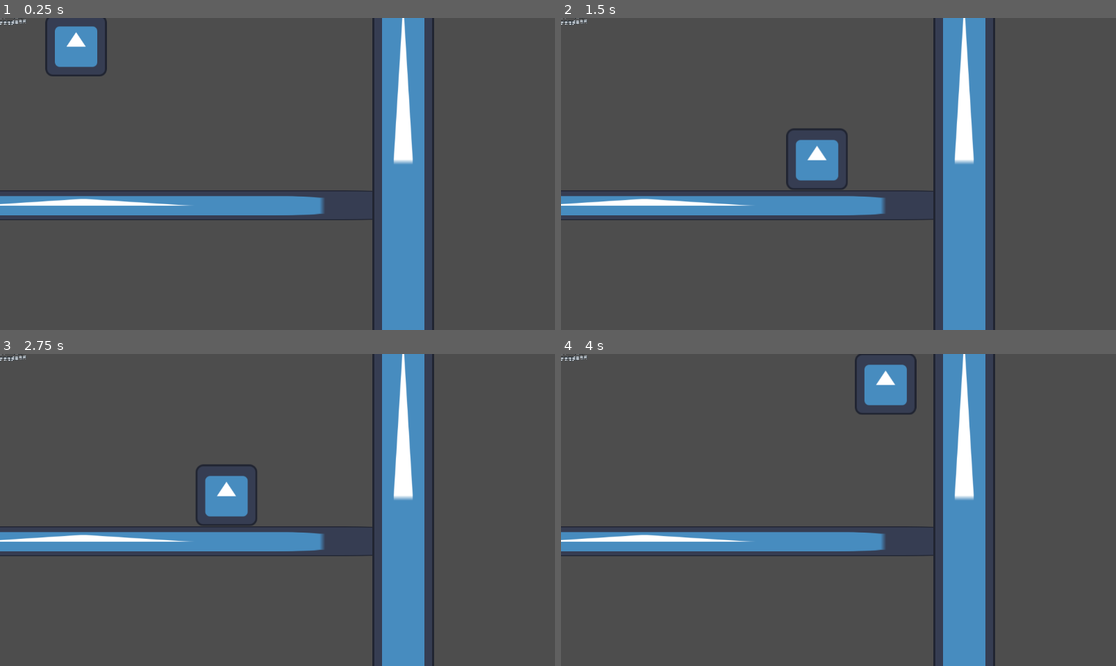
Above: before the commit, frames 1-4 (two rows, left to right).
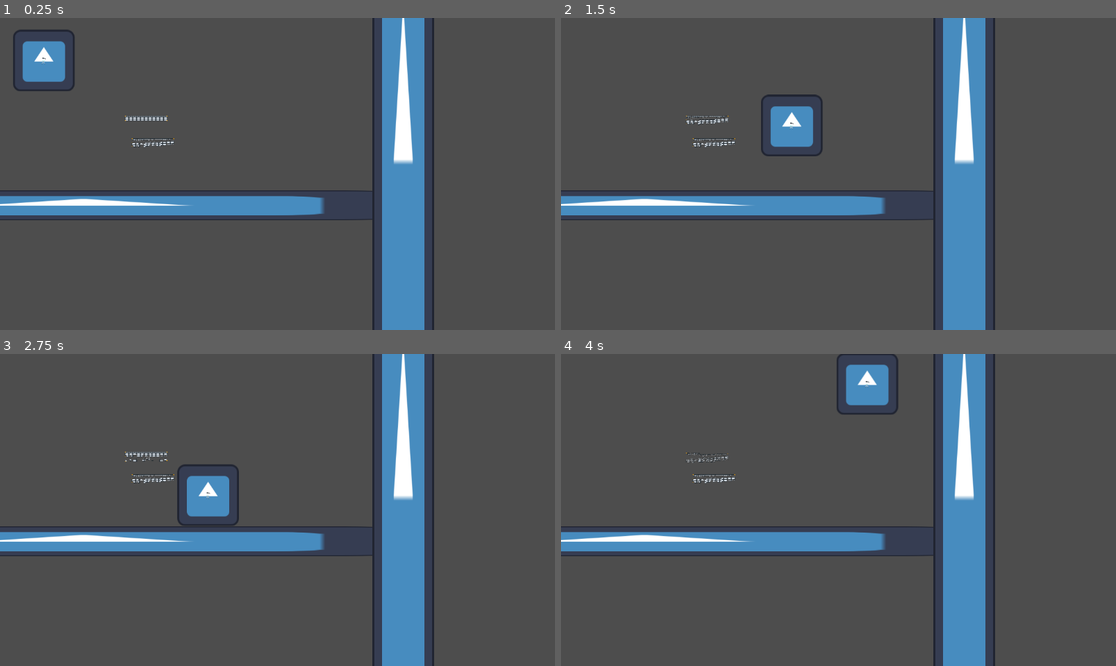
Above: after the commit, the same moments.

Repository: inadequacy/Jump---Run-World-End
Game: Godot game, scene res://MainScene.tscn
The game is run twice, just before and just after one commit, with the same random seed, the same clock (stepped at 60 frames per second) and the same inputs. The engine's default icon, where the game draws it, is replaced by a stand-in: a white triangle on a blue panel in a dark square.
Inputs:
- Up to frame 1 (0.25 s): no input
- Up to frame 2 (1.5 s): hold Right (Right) from 0.53 s (still down); tap W (Jump) at 0.77 s
- Up to frame 3 (2.75 s): tap W (Jump) at 1.52 s; release Right (Right) at 2.03 s; hold A (Left) from 2.03 s (still down)
- Up to frame 4 (4 s): release A (Left) at 2.78 s; hold Right (Right) from 2.78 s (still down); tap W (Jump) at 3.02, 3.77 s

The runs differ from the first frame. In frame 1, 2.3% of the frame differs, in the area x 0-32%, y 0-42%; in frame 2, 2.6%, in the area x 0-52%, y 0-56%; in frame 3, 1.6%; in frame 4, 1.5%.

Commit message:
hope it doesn't break

Diff:
--- a/L_scripts/Platform.gd
+++ b/L_scripts/Platform.gd
@@ -1,11 +1,17 @@
-extends Area2D
-
-
+extends StaticBody2D
+@onready var _animated_sprite = $PLAAAAAT
+@onready var _platform = $CollisionShape2D
 # Called when the node enters the scene tree for the first time.
 func _ready():
-	pass # Replace with function body.
+	_animated_sprite.stop()
 
 
 # Called every frame. 'delta' is the elapsed time since the previous frame.
 func _process(delta):
 	pass
+
+func _on_area_2d_body_entered(body):
+	_animated_sprite.play("default")
+	await get_tree().create_timer(1.0).timeout
+	_platform.disabled = true
+	 # Replace with function body.
--- a/MainScene.tscn
+++ b/MainScene.tscn
@@ -1,48 +1,42 @@
-[gd_scene load_steps=8 format=3 uid="uid://mpgpv5hfatnb"]
+[gd_scene load_steps=11 format=3 uid="uid://mpgpv5hfatnb"]
 
 [ext_resource type="PackedScene" path="res://player_character.tscn" id="1_r5xdh"]
 [ext_resource type="Texture2D" uid="uid://ciuanqtjhvsx3" path="res://icon.svg" id="2_f7xs3"]
 [ext_resource type="PackedScene" uid="uid://7kistu4s4qu7" path="res://Platform.tscn" id="3_0yrl8"]
+[ext_resource type="Texture2D" uid="uid://cesox4jmpvwua" path="res://Sprites/Walk.png" id="3_ly0jk"]
+[ext_resource type="PackedScene" uid="uid://djwyjx8wakfv1" path="res://PLAAAT.tscn" id="5_5tv4a"]
 
 [sub_resource type="RectangleShape2D" id="RectangleShape2D_mr1xr"]
 size = Vector2(127.216, 20)
 
-[sub_resource type="Animation" id="Animation_2l6i3"]
-resource_name = "Crumble"
-loop_mode = 2
-tracks/0/type = "value"
-tracks/0/imported = false
-tracks/0/enabled = true
-tracks/0/path = NodePath(".:position")
-tracks/0/interp = 1
-tracks/0/loop_wrap = true
-tracks/0/keys = {
-"times": PackedFloat32Array(0, 1),
-"transitions": PackedFloat32Array(1, 1),
-"update": 0,
-"values": [Vector2(0, 0), Vector2(-164, 0)]
-}
+[sub_resource type="AtlasTexture" id="AtlasTexture_mnexl"]
+atlas = ExtResource("3_ly0jk")
+region = Rect2(96, 128, 32, 32)
 
-[sub_resource type="Animation" id="Animation_33u4y"]
-length = 0.001
-tracks/0/type = "value"
-tracks/0/imported = false
-tracks/0/enabled = true
-tracks/0/path = NodePath(".:position")
-tracks/0/interp = 1
-tracks/0/loop_wrap = true
-tracks/0/keys = {
-"times": PackedFloat32Array(0),
-"transitions": PackedFloat32Array(1),
-"update": 0,
-"values": [Vector2(0, 0)]
-}
+[sub_resource type="AtlasTexture" id="AtlasTexture_oyhm6"]
+atlas = ExtResource("3_ly0jk")
+region = Rect2(128, 128, 32, 32)
 
-[sub_resource type="AnimationLibrary" id="AnimationLibrary_3emkb"]
-_data = {
-"Crumble": SubResource("Animation_2l6i3"),
-"RESET": SubResource("Animation_33u4y")
-}
+[sub_resource type="AtlasTexture" id="AtlasTexture_o7hwi"]
+atlas = ExtResource("3_ly0jk")
+region = Rect2(160, 128, 32, 32)
+
+[sub_resource type="SpriteFrames" id="SpriteFrames_rbwrw"]
+animations = [{
+"frames": [{
+"duration": 1.0,
+"texture": SubResource("AtlasTexture_mnexl")
+}, {
+"duration": 1.0,
+"texture": SubResource("AtlasTexture_oyhm6")
+}, {
+"duration": 1.0,
+"texture": SubResource("AtlasTexture_o7hwi")
+}],
+"loop": true,
+"name": &"default",
+"speed": 5.0
+}]
 
 [node name="Node2D" type="Node2D"]
 position = Vector2(10, 5)
@@ -78,11 +72,14 @@
 texture = ExtResource("2_f7xs3")
 
 [node name="PlayerCharacter" parent="." instance=ExtResource("1_r5xdh")]
-position = Vector2(148, 0)
+position = Vector2(81, 31)
 
-[node name="Platform" parent="." instance=ExtResource("3_0yrl8")]
+[node name="AnimatedSprite2D2" type="AnimatedSprite2D" parent="PlayerCharacter"]
+sprite_frames = SubResource("SpriteFrames_rbwrw")
+frame_progress = 0.687826
 
-[node name="AnimationPlayer" type="AnimationPlayer" parent="Platform"]
-libraries = {
-"": SubResource("AnimationLibrary_3emkb")
-}
+[node name="Platform2" parent="." instance=ExtResource("3_0yrl8")]
+position = Vector2(307, 252)
+
+[node name="PLAAAAAT" parent="." instance=ExtResource("5_5tv4a")]
+position = Vector2(293, 205)
--- /dev/null
+++ b/PLAAAT.tscn
@@ -0,0 +1,68 @@
+[gd_scene load_steps=10 format=3 uid="uid://djwyjx8wakfv1"]
+
+[ext_resource type="Script" path="res://L_scripts/Platform.gd" id="1_7kgvw"]
+[ext_resource type="Texture2D" uid="uid://dvufxe1i3rap1" path="res://Sprites/Crumble1.png" id="1_b11td"]
+
+[sub_resource type="AtlasTexture" id="AtlasTexture_e2yuy"]
+atlas = ExtResource("1_b11td")
+region = Rect2(0, 64, 95, 32)
+
+[sub_resource type="AtlasTexture" id="AtlasTexture_asqix"]
+atlas = ExtResource("1_b11td")
+region = Rect2(0, 96, 95, 32)
+
+[sub_resource type="AtlasTexture" id="AtlasTexture_k4hkr"]
+atlas = ExtResource("1_b11td")
+region = Rect2(0, 128, 95, 32)
+
+[sub_resource type="AtlasTexture" id="AtlasTexture_vduwl"]
+atlas = ExtResource("1_b11td")
+region = Rect2(0, 160, 95, 32)
+
+[sub_resource type="SpriteFrames" id="SpriteFrames_fw771"]
+animations = [{
+"frames": [{
+"duration": 1.0,
+"texture": SubResource("AtlasTexture_e2yuy")
+}, {
+"duration": 1.0,
+"texture": SubResource("AtlasTexture_asqix")
+}, {
+"duration": 1.0,
+"texture": SubResource("AtlasTexture_k4hkr")
+}, {
+"duration": 1.0,
+"texture": SubResource("AtlasTexture_vduwl")
+}],
+"loop": true,
+"name": &"default",
+"speed": 5.0
+}]
+
+[sub_resource type="RectangleShape2D" id="RectangleShape2D_djjmp"]
+size = Vector2(89, 12)
+
+[sub_resource type="RectangleShape2D" id="RectangleShape2D_4enhv"]
+size = Vector2(89, 2)
+
+[node name="StaticBody2D" type="StaticBody2D"]
+collision_layer = 2
+script = ExtResource("1_7kgvw")
+
+[node name="PLAAAAAT" type="AnimatedSprite2D" parent="."]
+sprite_frames = SubResource("SpriteFrames_fw771")
+frame = 3
+frame_progress = 0.807772
+
+[node name="CollisionShape2D" type="CollisionShape2D" parent="."]
+position = Vector2(0.5, -1.5)
+shape = SubResource("RectangleShape2D_djjmp")
+one_way_collision = true
+
+[node name="Area2D" type="Area2D" parent="."]
+
+[node name="CollisionShape2D" type="CollisionShape2D" parent="Area2D"]
+position = Vector2(0.5, -8)
+shape = SubResource("RectangleShape2D_4enhv")
+
+[connection signal="body_entered" from="Area2D" to="." method="_on_area_2d_body_entered"]
--- a/Platform.tscn
+++ b/Platform.tscn
@@ -1,11 +1,6 @@
-[gd_scene load_steps=10 format=3 uid="uid://7kistu4s4qu7"]
+[gd_scene load_steps=9 format=3 uid="uid://7kistu4s4qu7"]
 
-[ext_resource type="Script" path="res://L_scripts/Platform.gd" id="1_8yrr3"]
 [ext_resource type="Texture2D" uid="uid://dvufxe1i3rap1" path="res://Sprites/Crumble1.png" id="1_ious3"]
-
-[sub_resource type="AtlasTexture" id="AtlasTexture_r3nxv"]
-atlas = ExtResource("1_ious3")
-region = Rect2(0, 128, 95, 32)
 
 [sub_resource type="AtlasTexture" id="AtlasTexture_3xnxm"]
 atlas = ExtResource("1_ious3")
@@ -15,6 +10,10 @@
 atlas = ExtResource("1_ious3")
 region = Rect2(0, 96, 95, 32)
 
+[sub_resource type="AtlasTexture" id="AtlasTexture_r3nxv"]
+atlas = ExtResource("1_ious3")
+region = Rect2(0, 128, 95, 32)
+
 [sub_resource type="AtlasTexture" id="AtlasTexture_61j2d"]
 atlas = ExtResource("1_ious3")
 region = Rect2(0, 160, 95, 32)
@@ -23,13 +22,13 @@
 animations = [{
 "frames": [{
 "duration": 1.0,
-"texture": SubResource("AtlasTexture_r3nxv")
-}, {
-"duration": 1.0,
 "texture": SubResource("AtlasTexture_3xnxm")
 }, {
 "duration": 1.0,
 "texture": SubResource("AtlasTexture_pgt7m")
+}, {
+"duration": 1.0,
+"texture": SubResource("AtlasTexture_r3nxv")
 }, {
 "duration": 1.0,
 "texture": SubResource("AtlasTexture_61j2d")
@@ -46,19 +45,22 @@
 size = Vector2(89, 2)
 
 [node name="Platform" type="Area2D"]
-script = ExtResource("1_8yrr3")
+collision_layer = 2
 
 [node name="AnimatedSprite2D" type="AnimatedSprite2D" parent="."]
 sprite_frames = SubResource("SpriteFrames_wl7aw")
 animation = &"Crumble"
+frame = 2
+frame_progress = 0.770784
 
 [node name="CollisionShape2D" type="CollisionShape2D" parent="."]
 position = Vector2(0.5, -1)
 shape = SubResource("RectangleShape2D_qqu8r")
-one_way_collision = true
 
 [node name="CollisionAnim" type="CollisionShape2D" parent="."]
 position = Vector2(0.5, -8)
 shape = SubResource("RectangleShape2D_vv7bc")
 
+[node name="AnimatableBody2D" type="AnimatableBody2D" parent="."]
+
 [connection signal="body_entered" from="." to="." method="_on_body_entered"]
